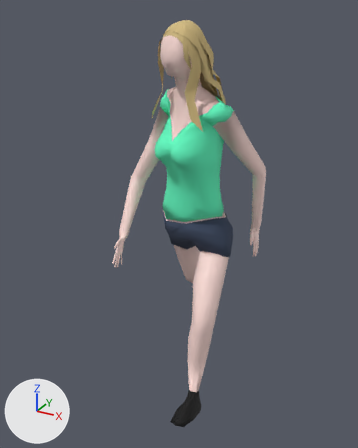
One commit to the glTF model Resources/Models/Heros/hero_A.glb: the scene before it, then after it.
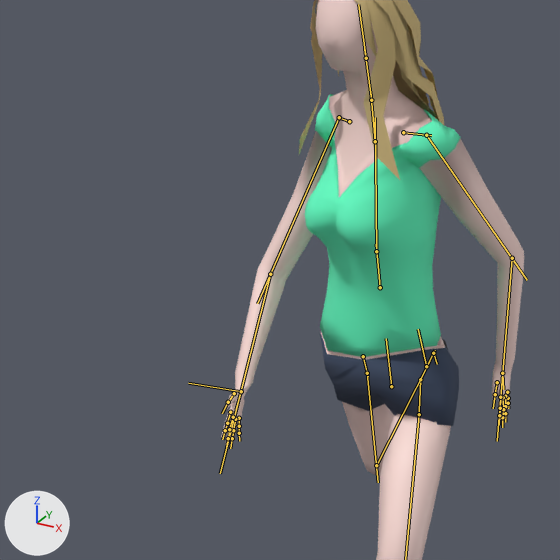
There are two pictures of each version: one whole from a 50 mm camera at (0.879, -1.753, 1.616) aimed at (-0.096, 0.02, 0.729), one close up on the part from 0% to 79% of the width and 9% to 73% of the height. Arrows for +X, +Y and +Z are at lower left; the lights stay in place. The last two pictures show the newer version. Both versions are drawn at frame 30 of the action 'Run'; the numbers are the values there. The bones that change, and the others that lie on the model, are drawn over the model as lines in the close-ups.

The first close-up shows 'Body'.
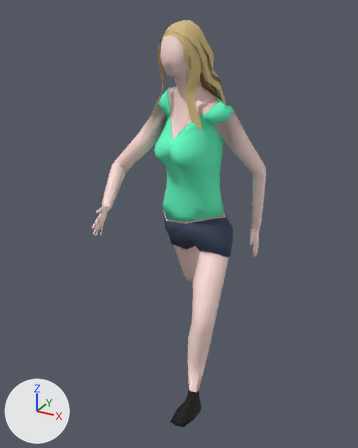
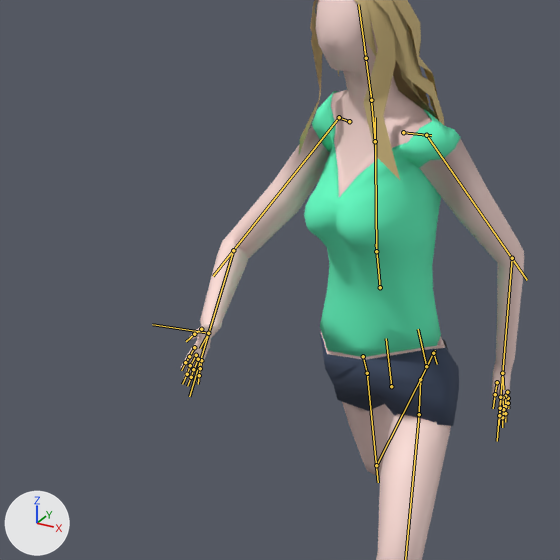
Location of each change, (x1, y1, x2, y2) in pixels of the close-ups (560 x 560 px):
'Body', posed: before (221, 0, 524, 560); after (181, 0, 524, 560)
bone 'UpperArm.R', root to tip: before (339, 117) to (257, 303); after (339, 117) to (213, 276)
bone 'LowerArm.R', root to tip: before (270, 274) to (220, 473); after (233, 250) to (189, 396)
bone 'WristIK.R', root to tip: before (241, 391) to (188, 383); after (208, 333) to (152, 324)

The edits, one by one:
Bone 'UpperArm.R' (bone_upperarm_r) turns from (53, -55, 19) to (53, -43, 10) degrees about its own x, y and z.
Bone 'LowerArm.R' (bone_lowerarm_r) turns from (28, 3, -11) to (55, 10, -20) degrees about its own x, y and z.
Bone 'WristIK.R' (bone_wristik_r) moves from (0.588, -0.708, 0.399) to (0.566, -0.509, 0.513).
Bone 'WristIK.R' (bone_wristik_r) turns from (-10, 47, 86) to (-15, 64, 79) degrees about its own x, y and z.
